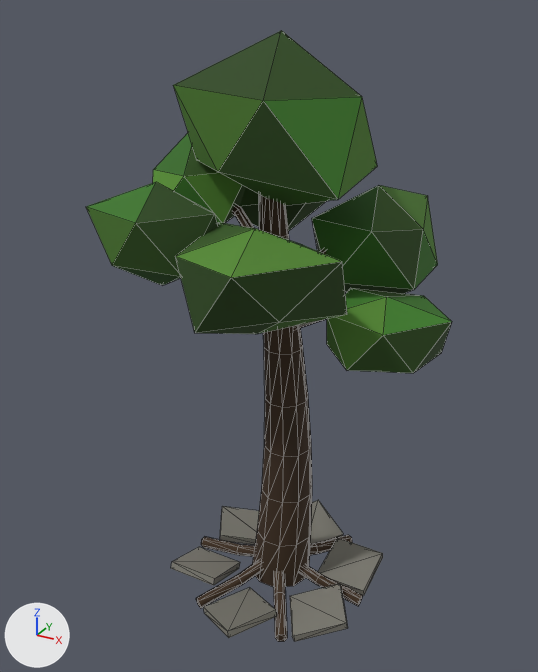
A saved change to the glTF model game/assets/models/props/decor/overgrown_tree.glb.
One viewpoint serves both versions: a camera (50 mm lens) standing at (5.0, -9.44, 9.32) and looking at (-0.16, -0.06, 4.63). The axes (+X, +Y, +Z) are drawn at lower left. The lights are the same throughout. The picture after the commit comes second. Mesh edges are drawn as thin lines. Vertices at exactly the same position are counted once.

Before the edit, the objects in view are built like this:
```python
me_decor_overgrowntree__mesh = bpy.data.meshes.new('Decor_OvergrownTree__Mesh')
me_decor_overgrowntree__mesh.from_pydata(...)  # 434 vertices, 772 faces; spans x -2.73..2.71, y -2.91..2.82, z -0.08..9.06
# faces by material slot: [140, 632]
me_decor_overgrowntree__mesh.materials.append(mat_m_convrubber)
me_decor_overgrowntree__mesh.materials.append(mat_m_orerock)
ob_mesh = bpy.data.objects.new('Mesh', me_decor_overgrowntree__mesh)
ob_mesh.location = (0.0, 0.0, 0.0)
```
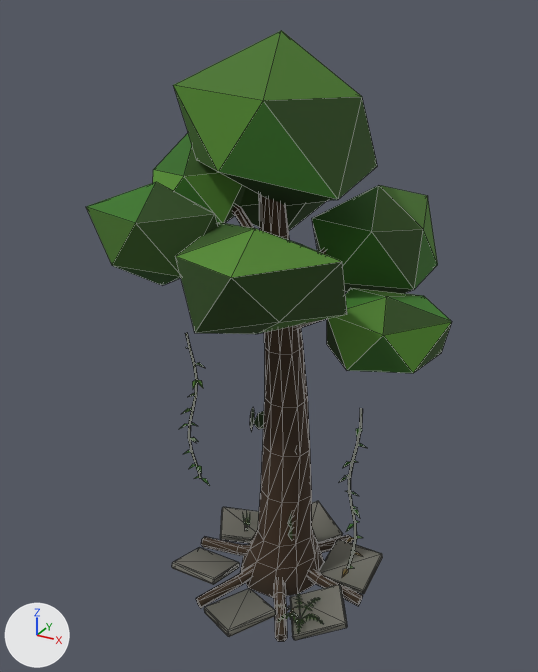
Boxes (x1, y1, x2, y2) around the edits, measured in the pictures (538 x 672 px):
'Mesh', reshaped: before (86, 30, 452, 642); after (86, 30, 452, 641)
part 1 of me_decor_overgrowntree__mesh, rebuilt (7% shorter): before (220, 506, 259, 545); after (220, 507, 259, 543)
part 2 of me_decor_overgrowntree__mesh, rebuilt: before (311, 500, 343, 544); after (312, 501, 343, 543)
part 3 of me_decor_overgrowntree__mesh, rebuilt (7% shorter): before (290, 583, 348, 642); after (290, 585, 347, 640)
part 4 of me_decor_overgrowntree__mesh, rebuilt: before (318, 538, 383, 595); after (320, 539, 383, 594)
part 5 of me_decor_overgrowntree__mesh, rebuilt: before (203, 587, 277, 638); after (204, 588, 276, 637)
part 6 of me_decor_overgrowntree__mesh, rebuilt: before (171, 547, 240, 586); after (172, 547, 239, 585)
part 7 of me_decor_overgrowntree__mesh, built on: before (253, 194, 312, 587); after (180, 194, 367, 634)
part 8 of me_decor_overgrowntree__mesh, recoloured: (173, 30, 452, 626) in both
part 9 of me_decor_overgrowntree__mesh, recoloured: (173, 30, 452, 373) in both

The change, as a diff of the scene's bpy script:
```diff
--- a/game/assets/models/props/decor/overgrown_tree.glb.py
+++ b/game/assets/models/props/decor/overgrown_tree.glb.py
@@ me_decor_overgrowntree__mesh @@
 # used by ob_mesh; location = (0.0, 0.0, 0.0)
-me_decor_overgrowntree__mesh.from_pydata(...)  # 434 vertices, 772 faces; spans x -2.73..2.71, y -2.91..2.82, z -0.08..9.06
+me_decor_overgrowntree__mesh.from_pydata(...)  # 1194 vertices, 1610 faces; spans x -2.73..2.71, y -2.91..2.82, z -0.07..9.06
+# me_decor_overgrowntree__mesh part 1: the loose piece of 8 vertices spanning x -1.73..-0.49, y 0.06..1.29, z -0.01..0.25 is rebuilt with 24 vertices and now spans x -1.72..-0.51, y 0.07..1.28, z -0.01..0.25
+# me_decor_overgrowntree__mesh part 2: the loose piece of 8 vertices spanning x -0.58..0.64, y 0.69..1.91, z -0.06..0.3 is rebuilt with 24 vertices and now spans x -0.57..0.63, y 0.7..1.9, z -0.06..0.3
+# me_decor_overgrowntree__mesh part 3: the loose piece of 8 vertices spanning x 0.5..1.72, y -1.29..-0.06, z -0.07..0.31 is rebuilt with 24 vertices and now spans x 0.51..1.71, y -1.28..-0.08, z -0.06..0.3
+# me_decor_overgrowntree__mesh part 4: the loose piece of 8 vertices spanning x 0.69..1.59, y 0.17..1.08, z -0.03..0.27 is rebuilt with 24 vertices and now spans x 0.69..1.59, y 0.17..1.07, z -0.02..0.26
+# me_decor_overgrowntree__mesh part 5: the loose piece of 8 vertices spanning x -0.65..0.59, y -1.92..-0.68, z -0.04..0.28 is rebuilt with 24 vertices and now spans x -0.63..0.57, y -1.9..-0.7, z -0.04..0.28
+# me_decor_overgrowntree__mesh part 6: the loose piece of 8 vertices spanning x -1.59..-0.69, y -1.07..-0.18, z -0.08..0.32 is rebuilt with 24 vertices and now spans x -1.59..-0.69, y -1.06..-0.18, z -0.07..0.31
+# me_decor_overgrowntree__mesh part 7: 48 vertices moved from x -0.43..0.57, y -0.4..0.55, z 0.0..7.2 to x -0.49..0.6, y -0.49..0.55, z 0.5..7.2; 8 vertices removed from x -0.53..0.53, y -0.4..0.6, z 0.0; 672 vertices added at x -1.17..1.61, y -1.32..1.4, z 0.0..5.28
+# me_decor_overgrowntree__mesh part 8: 124 kept faces spanning x -1.61..2.71, y -1.44..1.47, z -0.07..9.06 get new vertex colours; the middle colour goes from brown #3d2a17 to brown #322515
+# me_decor_overgrowntree__mesh part 9: 140 faces spanning x -2.73..2.71, y -2.91..2.82, z 4.55..9.06 switch from mat_m_convrubber to mat_m_orerock
```
